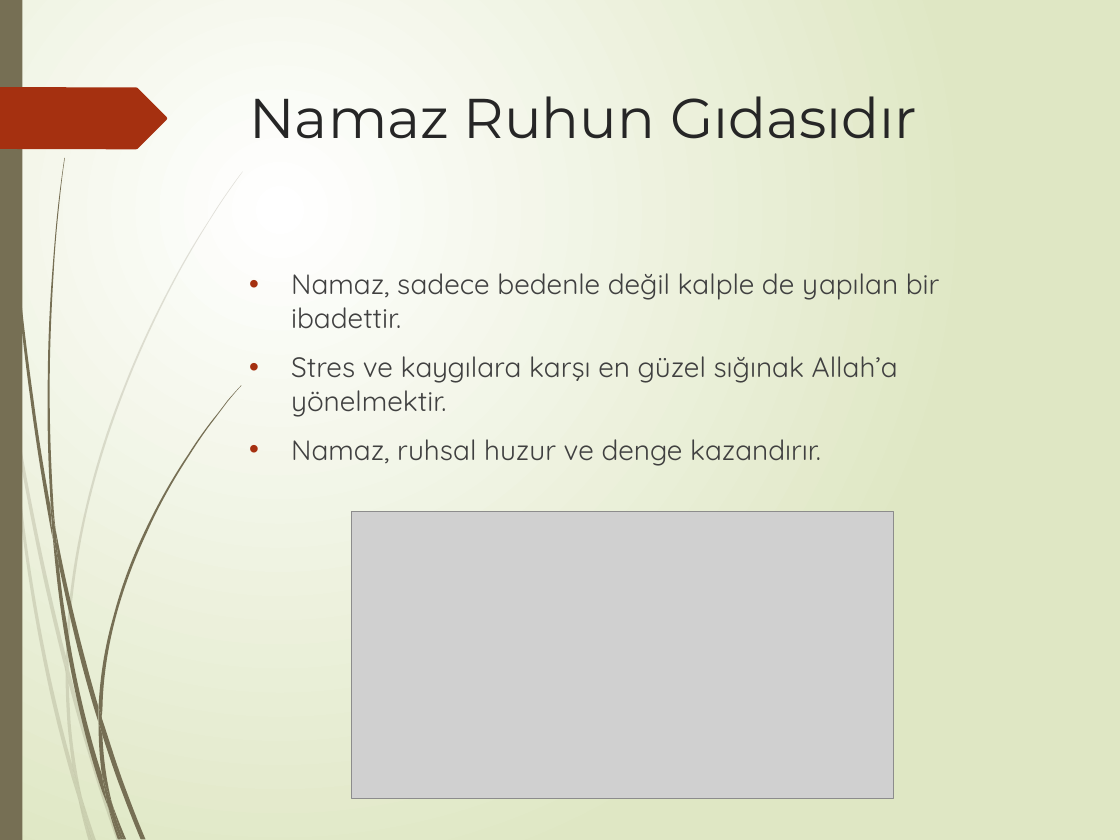
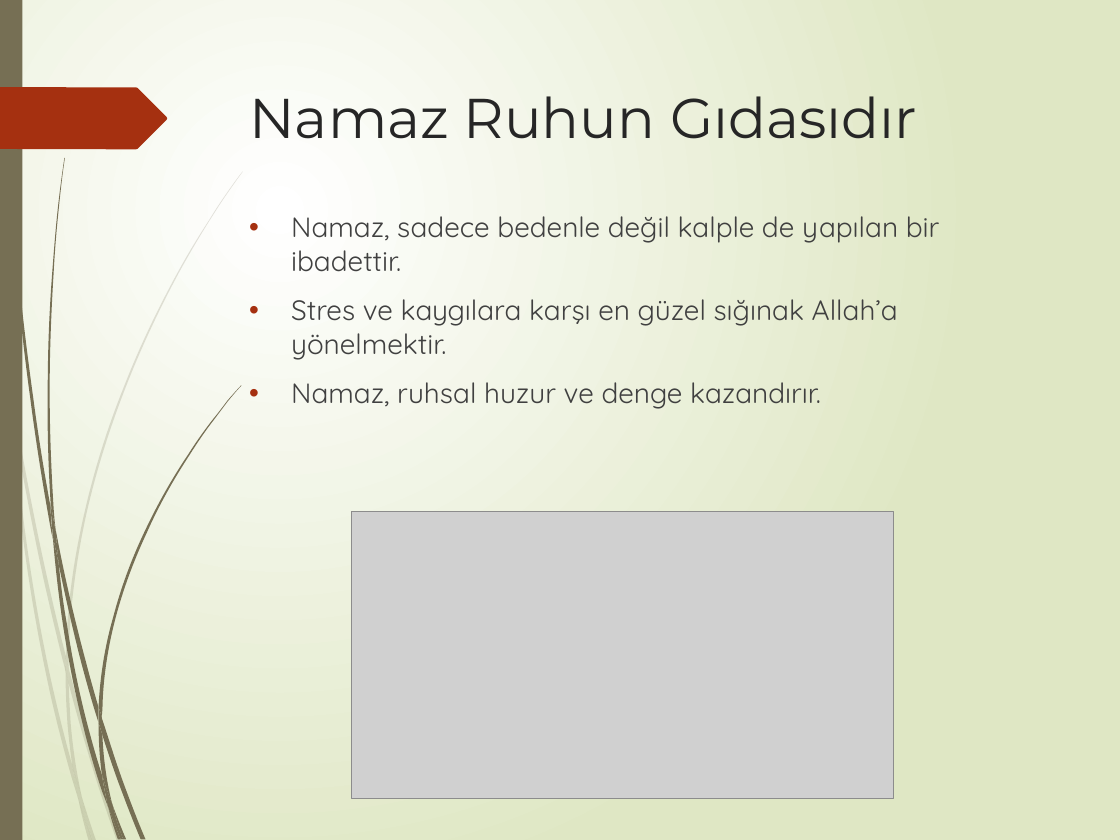
Before and after one commit to msakkaya06/msakkaya, a slide deck: slide 9 of namaz/Namaz_Sunumu.pptx. Drawn at 1120x840 pixels with LibreOffice and Linux fonts; fonts in the diff are those of the drawing; grey boxes stand for pictures. Boxes give left, top, right and bottom in pixels: in the first picture for what was removed or moved away, otherwise in the second. Text is boxed around its words. In the diff, an @@ line names an element or a change of style, - is before the commit and + after.

```diff
--- a/namaz/Namaz_Sunumu.pptx
+++ b/namaz/Namaz_Sunumu.pptx
@@ text "Namaz, sadece bedenle değil kalple ...": place and size @@
-text "Namaz, sadece bedenle değil kalple ..." at bbox=[291, 273, 940, 466]
+text "Namaz, sadece bedenle değil kalple ..." at bbox=[291, 216, 940, 409]
```
Also in this commit, not shown: 9 other slides changed, 20 other files.
